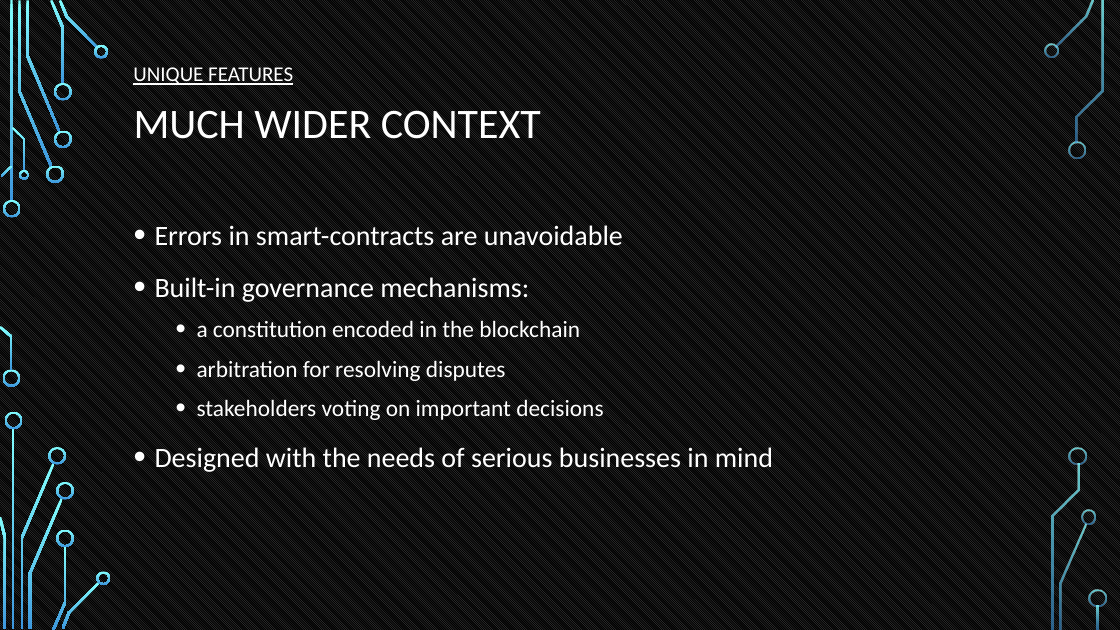
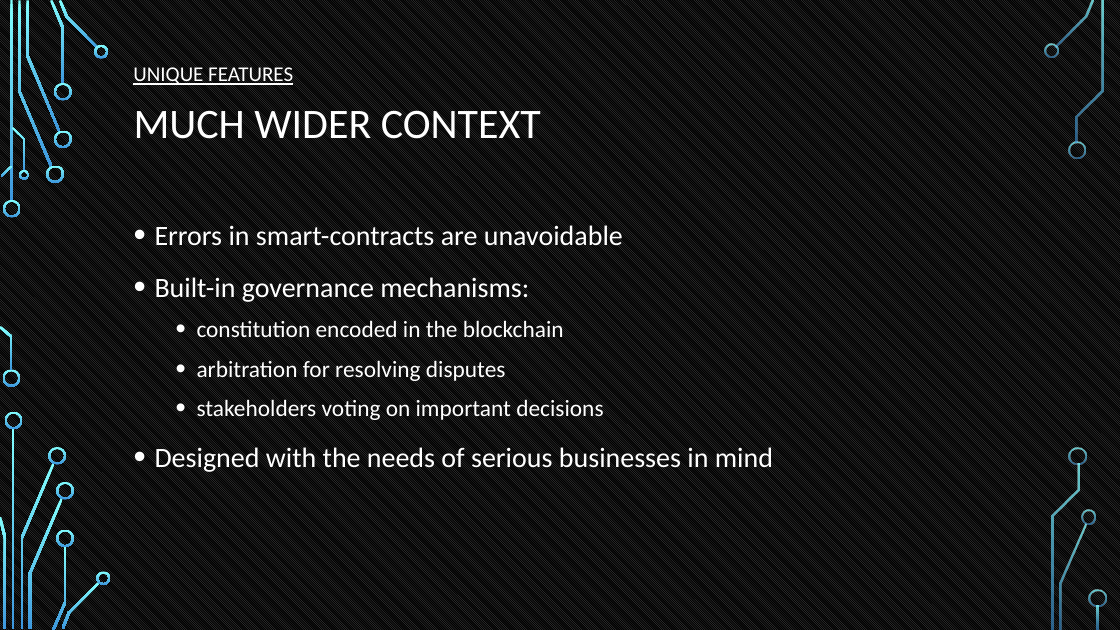
Before and after one commit to tokenika/tokenika.github.io, a slide deck: slide 30 of WarsawBlock.pptx. Drawn at 1120x630 pixels with LibreOffice and Linux fonts; fonts in the diff are those of the drawing. Boxes give left, top, right and bottom in pixels: in the first picture for what was removed or moved away, otherwise in the second. Text is boxed around its words. In the diff, an @@ line names an element or a change of style, - is before the commit and + after.

```diff
--- a/WarsawBlock.pptx
+++ b/WarsawBlock.pptx
@@ text at box(197, 320, 564, 338): text changed @@
-  • a constitution encoded in the blockchain
+  • constitution encoded in the blockchain
```
Also in this commit, not shown: 2 other slides changed.
